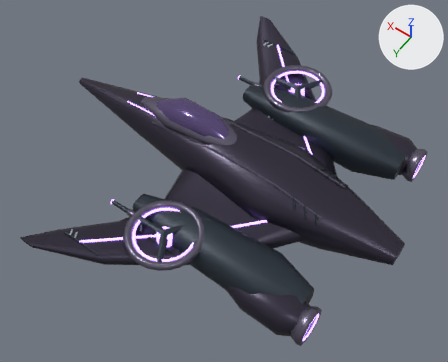
The glTF model art/blender/tempest.glb as it was, and as the next commit left it.
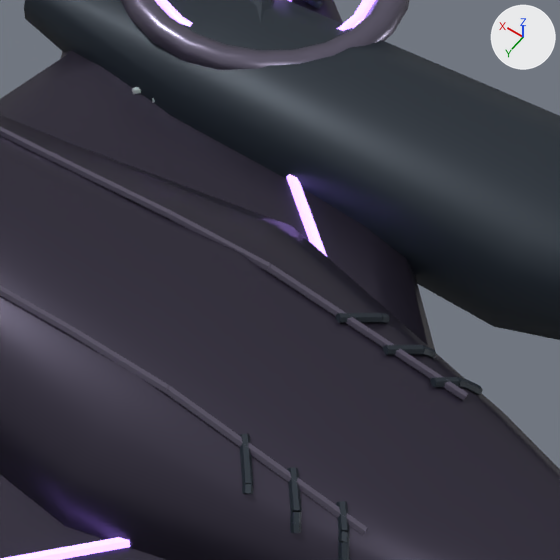
Each version is shown whole from a 50 mm lens placed at (-31.0, 46.5, 68.0), pointed at (0.4, 2.6, -1.0), then close up on the part from 53% to 82% of the width and 27% to 62% of the height. The axes (+X, +Y, +Z) are drawn at upper right. The lights are the same throughout. The first two pictures are the older version. Vertices at exactly the same position are counted once.

Objects in the first close-up: 'hull Brushed panel alloy', 'hull Graphite heat armour', 'hull Hull guidance', 'hull Hull paint', 'wing Hull guidance', 'wing Hull paint' and 2 more.
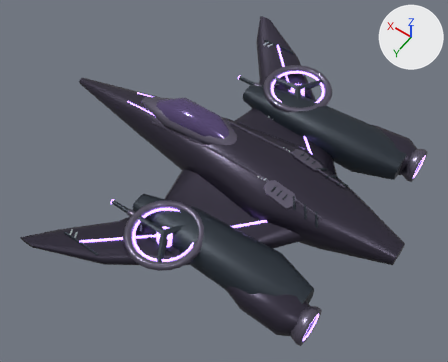
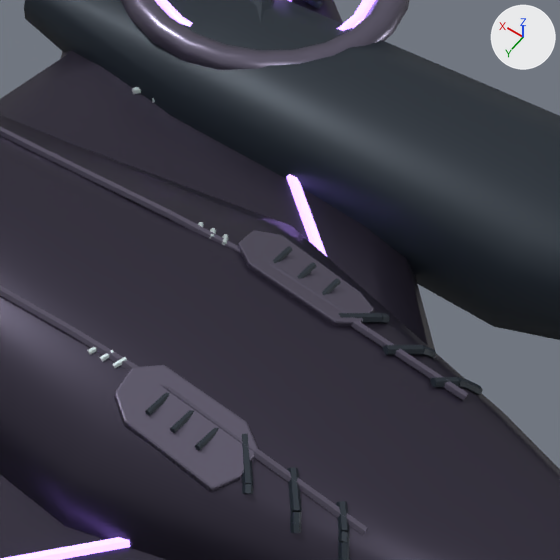
What differs and where, as boxes [x1, y1, x2, y2] in the close-ups (560 x 560 px):
'hull Service stencil', reshaped (not visible before)
    after: [87, 222, 228, 368]
part 1 of me_hull_panel_break, added
    after: [238, 231, 374, 327]
part 2 of me_hull_panel_break, added
    after: [114, 365, 258, 493]
part 3 of me_heat_shield_joint, added
    after: [145, 246, 341, 450]
part 4 of me_stencilled_inspection_mark, added
    after: [87, 347, 118, 368]

Patch to the scene script:
```diff
--- a/art/blender/tempest.glb.py
+++ b/art/blender/tempest.glb.py
@@ me_heat_shield_joint @@
 # used by ob_hull_graphite_heat_armour; location = (0.0, 0.0, 0.0)
-me_heat_shield_joint.from_pydata(...)  # 1240 vertices, 2280 faces; spans x -19.0..7.0, y -19.9..19.9, z -3.6..4.2
+me_heat_shield_joint.from_pydata(...)  # 1456 vertices, 2640 faces; spans x -19.0..7.0, y -19.9..19.9, z -3.7..4.6
+# me_heat_shield_joint part 3: 72 vertices added at x -10.0..-7.9, y -4.0..4.0, z 4.0..4.6
+# other edits to the shape of me_heat_shield_joint do not show in these pictures
 me_heat_shield_joint.materials.append(mat_graphite_heat_armour)
@@ me_stencilled_inspection_mark @@
 # used by ob_hull_service_stencil; location = (0.0, 0.0, 0.0)
-me_stencilled_inspection_mark.from_pydata(...)  # 528 vertices, 956 faces; spans x 8.01..11.1, y -1.82..1.82, z -2.75..-2.24
+me_stencilled_inspection_mark.from_pydata(...)  # 1080 vertices, 1904 faces; spans x -6.54..11.1, y -3.19..3.19, z -2.75..4.77
+# me_stencilled_inspection_mark part 4: 130 vertices added at x -6.4..-5.29, y 2.83..3.19, z 4.5..4.74
+# other edits to the shape of me_stencilled_inspection_mark do not show in these pictures
 me_stencilled_inspection_mark.materials.append(mat_service_stencil)
@@ me_hull_panel_break @@
 # used by ob_hull_brushed_panel_alloy; location = (0.0, 0.0, 0.0)
-me_hull_panel_break.from_pydata(...)  # 536 vertices, 1012 faces; spans x -15.0..16.7, y -21.2..21.2, z 1.8..5.8
+me_hull_panel_break.from_pydata(...)  # 1208 vertices, 2332 faces; spans x -15.0..16.7, y -21.2..21.2, z -3.6..5.8
+# me_hull_panel_break part 1: a new loose piece of 112 vertices spanning x -11.2..-6.8, y -4.5..-2.4, z 3.2..4.9, in mat_brushed_panel_alloy (greyish purple #6e687c)
+# me_hull_panel_break part 2: a new loose piece of 112 vertices spanning x -11.2..-6.8, y 2.4..4.5, z 3.1..4.9, in mat_brushed_panel_alloy (greyish purple #6e687c)
+# other edits to the shape of me_hull_panel_break do not show in these pictures
 me_hull_panel_break.materials.append(mat_brushed_panel_alloy)
```
